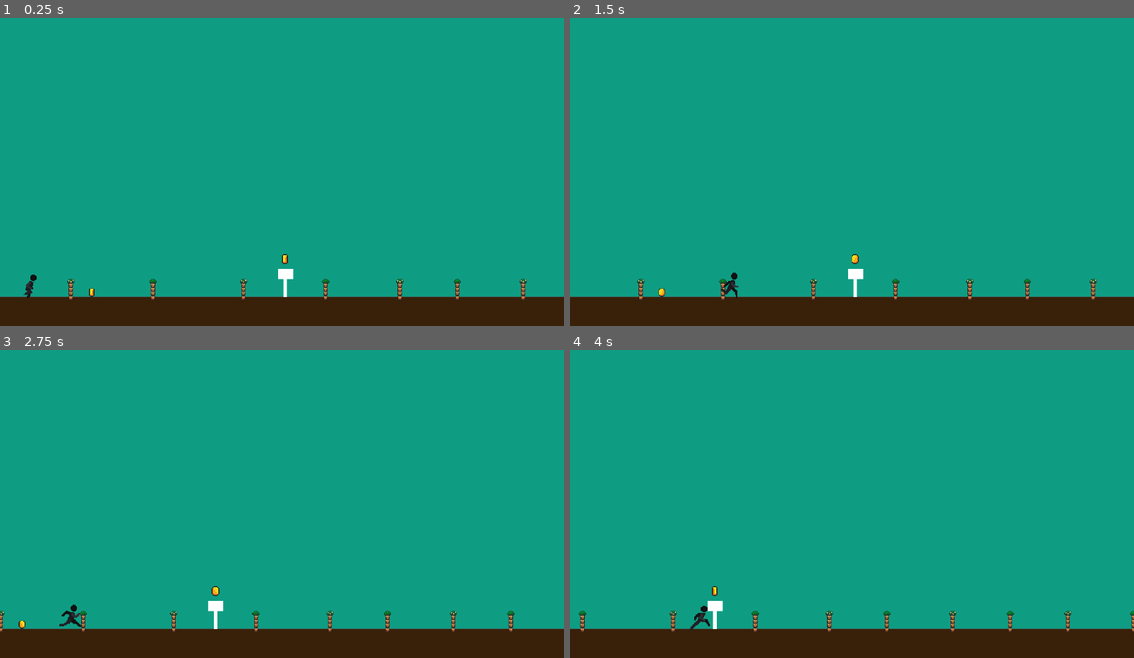
Above: before the commit, frames 1-4 (two rows, left to right).
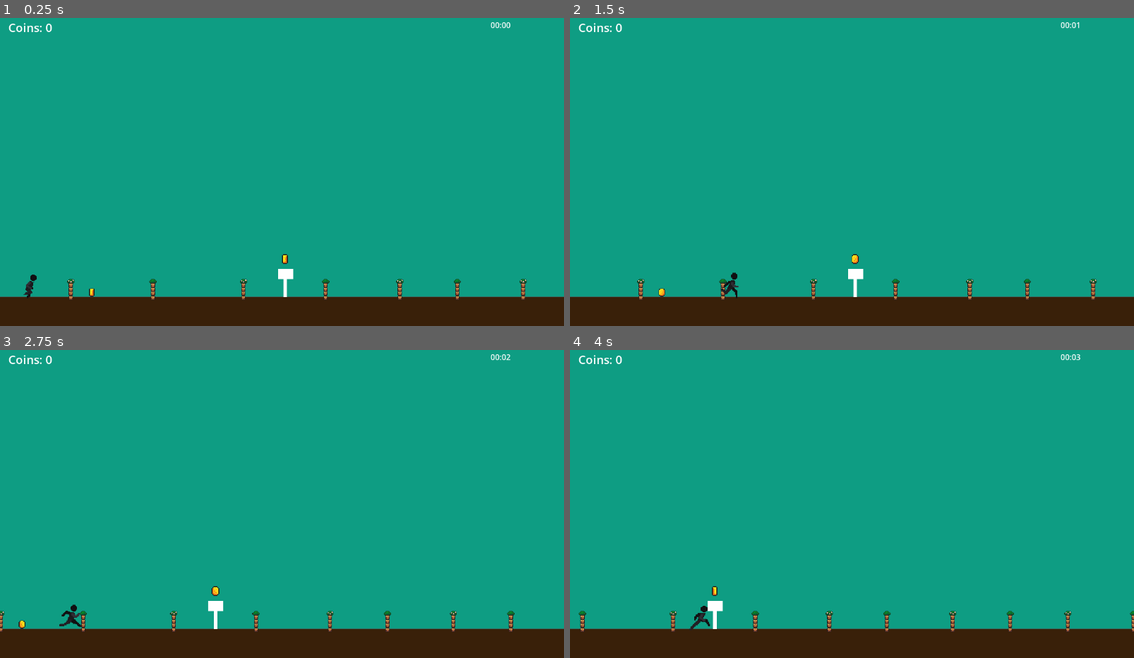
Above: after the commit, the same moments.

Repository: theejackalope/Gamin-the-Jamin
Game: Godot game, scene res://scenes/Alberta(level3)/level3.tscn
The game is run twice, just before and just after one commit, with the same random seed, the same clock (stepped at 60 frames per second) and the same inputs. This scene is started directly instead of the project's main scene.
Inputs:
- Up to frame 1 (0.25 s): no input
- Up to frame 2 (1.5 s): tap Enter (ui_accept) at 0.5, 0.77 s; hold Right (ui_right) from 0.53 s (still down)
- Up to frame 3 (2.75 s): tap Enter (ui_accept) at 1.52 s; release Right (ui_right) at 2.03 s; hold Left (ui_left) from 2.03 s (still down)
- Up to frame 4 (4 s): release Left (ui_left) at 2.78 s; hold Right (ui_right) from 2.78 s (still down); tap Enter (ui_accept) at 3.02, 3.77 s

The runs differ from the first frame. In frame 1, 0.1% of the frame differs, in the area x 1-91%, y 1-5%; in frame 2, 0.1%; in frame 3, 0.1%; in frame 4, 0.1%.
Error before the commit: Invalid assignment of property or key 'text' with value of type 'String' on a base object of type 'null instance'. (res://scripts/player_character.gd:16)

Commit message:
renewed the levels to have all the functionality

Diff:
--- a/Godot/gamin-the-jamin/scenes/Alberta(level3)/level3.tscn
+++ b/Godot/gamin-the-jamin/scenes/Alberta(level3)/level3.tscn
@@ -1,14 +1,15 @@
 [gd_scene format=3 uid="uid://dafuyfhprxo2a"]
 
 [ext_resource type="Texture2D" uid="uid://curx86mnbobsy" path="res://assets/placeholder assets/world_tileset.png" id="1_7vnyn"]
-[ext_resource type="PackedScene" uid="uid://bcutlcq6xwo7a" path="res://scenes/Yukon(level 1)/ground.tscn" id="1_23wpf"]
-[ext_resource type="PackedScene" uid="uid://dxjrpr4t3ydsp" path="res://scenes/Yukon(level 1)/sky.tscn" id="2_20g6e"]
+[ext_resource type="PackedScene" uid="uid://bcutlcq6xwo7a" path="res://scenes/Placeholders/ground.tscn" id="2_f3aqk"]
 [ext_resource type="Script" uid="uid://dkfvxap81w0m5" path="res://scripts/camera_auto_right.gd" id="3_20g6e"]
+[ext_resource type="PackedScene" uid="uid://dxjrpr4t3ydsp" path="res://scenes/Placeholders/sky.tscn" id="3_in3m1"]
 [ext_resource type="PackedScene" uid="uid://dfcbvfo0jashc" path="res://scenes/player/player_character.tscn" id="5_k8edj"]
 [ext_resource type="Script" uid="uid://b0jyv33dlkth4" path="res://scripts/player_character.gd" id="6_k8edj"]
 [ext_resource type="PackedScene" uid="uid://da4nty44hq8it" path="res://scenes/Pickups/loonie.tscn" id="7_e4kig"]
 [ext_resource type="PackedScene" uid="uid://crw8mm8fni4ut" path="res://scenes/Pickups/toonie.tscn" id="8_d15pq"]
 [ext_resource type="PackedScene" uid="uid://nhhfplpme8ir" path="res://scenes/Obstacles/sign.tscn" id="9_f3aqk"]
+[ext_resource type="PackedScene" uid="uid://qhggk8jxslcx" path="res://scenes/Menus/finish_line.tscn" id="10_in3m1"]
 
 [sub_resource type="TileSetAtlasSource" id="TileSetAtlasSource_leeew"]
 texture = ExtResource("1_7vnyn")
@@ -152,15 +153,12 @@
 format = 2
 layer_0/tile_data = PackedInt32Array(-65527, 131072, 8, -131063, 131072, 8, -65517, 131072, 8, -131053, 131072, 8, -655 …(1937 unchanged characters)…
 
-[node name="ground" parent="." unique_id=1233020928 instance=ExtResource("1_23wpf")]
-position = Vector2(49, -9)
-
-[node name="sky" parent="." unique_id=2545840 instance=ExtResource("2_20g6e")]
-position = Vector2(-8, 0)
-
-[node name="CanvasLayer" type="CanvasLayer" parent="." unique_id=466870272]
-
-[node name="Label" type="Label" parent="CanvasLayer" unique_id=733548239]
+[node name="ground" parent="." unique_id=422678836 instance=ExtResource("2_f3aqk")]
+position = Vector2(46, -9)
+
+[node name="UI" type="CanvasLayer" parent="." unique_id=1586936436]
+
+[node name="Coin Label" type="Label" parent="UI" unique_id=1625063218]
 anchors_preset = -1
 anchor_right = 0.051215276
 anchor_bottom = 0.041666668
@@ -171,7 +169,16 @@
 theme_override_font_sizes/font_size = 24
 metadata/_edit_use_anchors_ = true
 
-[node name="PlayerCharacter" parent="." unique_id=1140731590 instance=ExtResource("5_k8edj")]
+[node name="Timer Label" type="Label" parent="UI" unique_id=1824223110]
+offset_left = 1002.0
+offset_top = 20.0
+offset_right = 1112.0
+offset_bottom = 77.0
+
+[node name="sky" parent="." unique_id=2545840 instance=ExtResource("3_in3m1")]
+position = Vector2(-11, 0)
+
+[node name="PlayerCharacter" parent="." unique_id=1140731590 groups=["player"] instance=ExtResource("5_k8edj")]
 z_index = 100
 position = Vector2(59, -16)
 script = ExtResource("6_k8edj")
@@ -189,3 +196,6 @@
 
 [node name="sign" parent="." unique_id=94533221 instance=ExtResource("9_f3aqk")]
 position = Vector2(564, -7)
+
+[node name="FinishLine" parent="." unique_id=74945742 instance=ExtResource("10_in3m1")]
+position = Vector2(1109, -328)
--- a/Godot/gamin-the-jamin/scenes/BC(level2)/level2.tscn
+++ b/Godot/gamin-the-jamin/scenes/BC(level2)/level2.tscn
@@ -1,14 +1,15 @@
 [gd_scene format=3 uid="uid://dafuyfhprxo2a"]
 
 [ext_resource type="Texture2D" uid="uid://curx86mnbobsy" path="res://assets/placeholder assets/world_tileset.png" id="1_7vnyn"]
-[ext_resource type="PackedScene" uid="uid://bcutlcq6xwo7a" path="res://scenes/Yukon(level 1)/ground.tscn" id="1_23wpf"]
-[ext_resource type="PackedScene" uid="uid://dxjrpr4t3ydsp" path="res://scenes/Yukon(level 1)/sky.tscn" id="2_20g6e"]
+[ext_resource type="PackedScene" uid="uid://bcutlcq6xwo7a" path="res://scenes/Placeholders/ground.tscn" id="2_f3aqk"]
 [ext_resource type="Script" uid="uid://dkfvxap81w0m5" path="res://scripts/camera_auto_right.gd" id="3_20g6e"]
+[ext_resource type="PackedScene" uid="uid://dxjrpr4t3ydsp" path="res://scenes/Placeholders/sky.tscn" id="3_in3m1"]
 [ext_resource type="PackedScene" uid="uid://dfcbvfo0jashc" path="res://scenes/player/player_character.tscn" id="5_k8edj"]
 [ext_resource type="Script" uid="uid://b0jyv33dlkth4" path="res://scripts/player_character.gd" id="6_k8edj"]
 [ext_resource type="PackedScene" uid="uid://da4nty44hq8it" path="res://scenes/Pickups/loonie.tscn" id="7_e4kig"]
 [ext_resource type="PackedScene" uid="uid://crw8mm8fni4ut" path="res://scenes/Pickups/toonie.tscn" id="8_d15pq"]
 [ext_resource type="PackedScene" uid="uid://nhhfplpme8ir" path="res://scenes/Obstacles/sign.tscn" id="9_f3aqk"]
+[ext_resource type="PackedScene" uid="uid://qhggk8jxslcx" path="res://scenes/Menus/finish_line.tscn" id="10_in3m1"]
 
 [sub_resource type="TileSetAtlasSource" id="TileSetAtlasSource_leeew"]
 texture = ExtResource("1_7vnyn")
@@ -152,15 +153,12 @@
 format = 2
 layer_0/tile_data = PackedInt32Array(-65527, 131072, 8, -131063, 131072, 8, -65517, 131072, 8, -131053, 131072, 8, -655 …(1937 unchanged characters)…
 
-[node name="ground" parent="." unique_id=1233020928 instance=ExtResource("1_23wpf")]
-position = Vector2(49, -9)
-
-[node name="sky" parent="." unique_id=2545840 instance=ExtResource("2_20g6e")]
-position = Vector2(-8, 0)
-
-[node name="CanvasLayer" type="CanvasLayer" parent="." unique_id=466870272]
-
-[node name="Label" type="Label" parent="CanvasLayer" unique_id=733548239]
+[node name="ground" parent="." unique_id=422678836 instance=ExtResource("2_f3aqk")]
+position = Vector2(46, -9)
+
+[node name="UI" type="CanvasLayer" parent="." unique_id=1586936436]
+
+[node name="Coin Label" type="Label" parent="UI" unique_id=1625063218]
 anchors_preset = -1
 anchor_right = 0.051215276
 anchor_bottom = 0.041666668
@@ -171,7 +169,16 @@
 theme_override_font_sizes/font_size = 24
 metadata/_edit_use_anchors_ = true
 
-[node name="PlayerCharacter" parent="." unique_id=1140731590 instance=ExtResource("5_k8edj")]
+[node name="Timer Label" type="Label" parent="UI" unique_id=1824223110]
+offset_left = 1002.0
+offset_top = 20.0
+offset_right = 1112.0
+offset_bottom = 77.0
+
+[node name="sky" parent="." unique_id=2545840 instance=ExtResource("3_in3m1")]
+position = Vector2(-11, 0)
+
+[node name="PlayerCharacter" parent="." unique_id=1140731590 groups=["player"] instance=ExtResource("5_k8edj")]
 z_index = 100
 position = Vector2(59, -16)
 script = ExtResource("6_k8edj")
@@ -189,3 +196,6 @@
 
 [node name="sign" parent="." unique_id=94533221 instance=ExtResource("9_f3aqk")]
 position = Vector2(564, -7)
+
+[node name="FinishLine" parent="." unique_id=74945742 instance=ExtResource("10_in3m1")]
+position = Vector2(1109, -328)
--- a/Godot/gamin-the-jamin/scenes/Sask(level4)/level4.tscn
+++ b/Godot/gamin-the-jamin/scenes/Sask(level4)/level4.tscn
@@ -1,14 +1,15 @@
 [gd_scene format=3 uid="uid://dafuyfhprxo2a"]
 
 [ext_resource type="Texture2D" uid="uid://curx86mnbobsy" path="res://assets/placeholder assets/world_tileset.png" id="1_7vnyn"]
-[ext_resource type="PackedScene" uid="uid://bcutlcq6xwo7a" path="res://scenes/Yukon(level 1)/ground.tscn" id="1_23wpf"]
-[ext_resource type="PackedScene" uid="uid://dxjrpr4t3ydsp" path="res://scenes/Yukon(level 1)/sky.tscn" id="2_20g6e"]
+[ext_resource type="PackedScene" uid="uid://bcutlcq6xwo7a" path="res://scenes/Placeholders/ground.tscn" id="2_f3aqk"]
 [ext_resource type="Script" uid="uid://dkfvxap81w0m5" path="res://scripts/camera_auto_right.gd" id="3_20g6e"]
+[ext_resource type="PackedScene" uid="uid://dxjrpr4t3ydsp" path="res://scenes/Placeholders/sky.tscn" id="3_in3m1"]
 [ext_resource type="PackedScene" uid="uid://dfcbvfo0jashc" path="res://scenes/player/player_character.tscn" id="5_k8edj"]
 [ext_resource type="Script" uid="uid://b0jyv33dlkth4" path="res://scripts/player_character.gd" id="6_k8edj"]
 [ext_resource type="PackedScene" uid="uid://da4nty44hq8it" path="res://scenes/Pickups/loonie.tscn" id="7_e4kig"]
 [ext_resource type="PackedScene" uid="uid://crw8mm8fni4ut" path="res://scenes/Pickups/toonie.tscn" id="8_d15pq"]
 [ext_resource type="PackedScene" uid="uid://nhhfplpme8ir" path="res://scenes/Obstacles/sign.tscn" id="9_f3aqk"]
+[ext_resource type="PackedScene" uid="uid://qhggk8jxslcx" path="res://scenes/Menus/finish_line.tscn" id="10_in3m1"]
 
 [sub_resource type="TileSetAtlasSource" id="TileSetAtlasSource_leeew"]
 texture = ExtResource("1_7vnyn")
@@ -152,15 +153,12 @@
 format = 2
 layer_0/tile_data = PackedInt32Array(-65527, 131072, 8, -131063, 131072, 8, -65517, 131072, 8, -131053, 131072, 8, -655 …(1937 unchanged characters)…
 
-[node name="ground" parent="." unique_id=1233020928 instance=ExtResource("1_23wpf")]
-position = Vector2(49, -9)
-
-[node name="sky" parent="." unique_id=2545840 instance=ExtResource("2_20g6e")]
-position = Vector2(-8, 0)
-
-[node name="CanvasLayer" type="CanvasLayer" parent="." unique_id=466870272]
-
-[node name="Label" type="Label" parent="CanvasLayer" unique_id=733548239]
+[node name="ground" parent="." unique_id=422678836 instance=ExtResource("2_f3aqk")]
+position = Vector2(46, -9)
+
+[node name="UI" type="CanvasLayer" parent="." unique_id=1586936436]
+
+[node name="Coin Label" type="Label" parent="UI" unique_id=1625063218]
 anchors_preset = -1
 anchor_right = 0.051215276
 anchor_bottom = 0.041666668
@@ -171,7 +169,16 @@
 theme_override_font_sizes/font_size = 24
 metadata/_edit_use_anchors_ = true
 
-[node name="PlayerCharacter" parent="." unique_id=1140731590 instance=ExtResource("5_k8edj")]
+[node name="Timer Label" type="Label" parent="UI" unique_id=1824223110]
+offset_left = 1002.0
+offset_top = 20.0
+offset_right = 1112.0
+offset_bottom = 77.0
+
+[node name="sky" parent="." unique_id=2545840 instance=ExtResource("3_in3m1")]
+position = Vector2(-11, 0)
+
+[node name="PlayerCharacter" parent="." unique_id=1140731590 groups=["player"] instance=ExtResource("5_k8edj")]
 z_index = 100
 position = Vector2(59, -16)
 script = ExtResource("6_k8edj")
@@ -189,3 +196,6 @@
 
 [node name="sign" parent="." unique_id=94533221 instance=ExtResource("9_f3aqk")]
 position = Vector2(564, -7)
+
+[node name="FinishLine" parent="." unique_id=74945742 instance=ExtResource("10_in3m1")]
+position = Vector2(1109, -328)
--- a/Godot/gamin-the-jamin/scenes/Yukon(level 1)/level1.tscn
+++ b/Godot/gamin-the-jamin/scenes/Yukon(level 1)/level1.tscn
@@ -198,4 +198,4 @@
 position = Vector2(564, -7)
 
 [node name="FinishLine" parent="." unique_id=74945742 instance=ExtResource("10_in3m1")]
-position = Vector2(14895, -254)
+position = Vector2(1109, -328)
--- a/Godot/gamin-the-jamin/scripts/game_data.gd
+++ b/Godot/gamin-the-jamin/scripts/game_data.gd
@@ -4,23 +4,28 @@
 	"level1": {"completed": false, "coins": 0, "time": 0.0},
 	"level2": {"completed": false, "coins": 0, "time": 0.0},
 	"level3": {"completed": false, "coins": 0, "time": 0.0},
+	"level4": {"completed": false, "coins": 0, "time": 0.0},
 }
 
 # maps level names to their scene files
 const LEVEL_SCENES = {
-	"level1": "res://scenes/level1.tscn",
-	"level2": "res://scenes/level2.tscn",
-	"level3": "res://scenes/level3.tscn",
+	"level1": "res://scenes/Yukon(level 1)/level1.tscn",
+	"level2": "res://scenes/BC(level2)/level2.tscn",
+	"level3": "res://scenes/Alberta(level3)/level3.tscn",
+	"level4": "res://scenes/Sask(level4)/level4.tscn"
 }
 
 const SAVE_PATH = "user://savefile.json"
 
 func save_game():
 	var file = FileAccess.open(SAVE_PATH, FileAccess.WRITE)
+	print("Saved Game")
 	file.store_string(JSON.stringify(level_data))
 	file.close()
 
+
 func load_game():
+	print("Game Loaded")
 	if not FileAccess.file_exists(SAVE_PATH):
 		return
 	var file = FileAccess.open(SAVE_PATH, FileAccess.READ)
